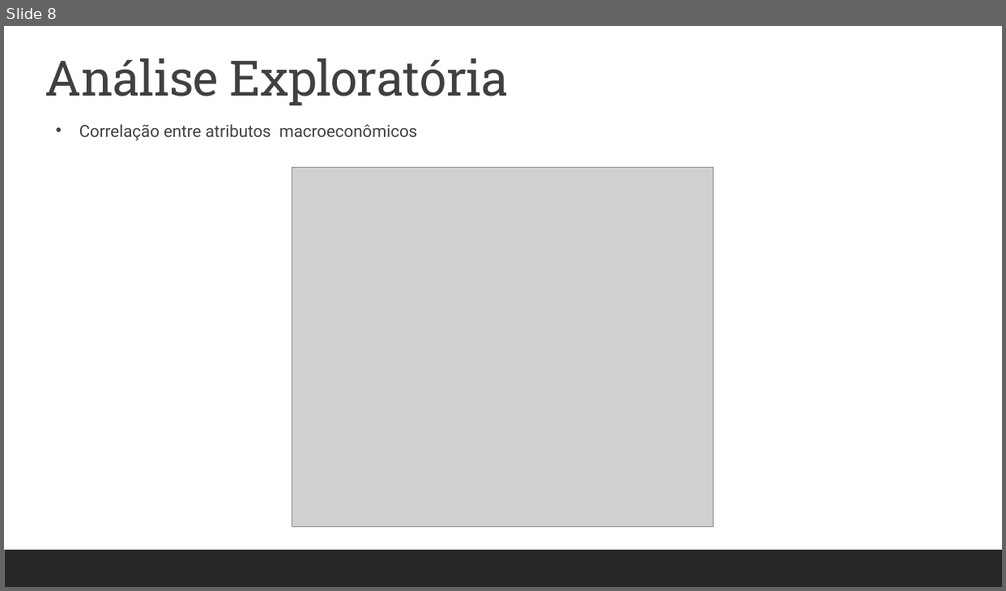
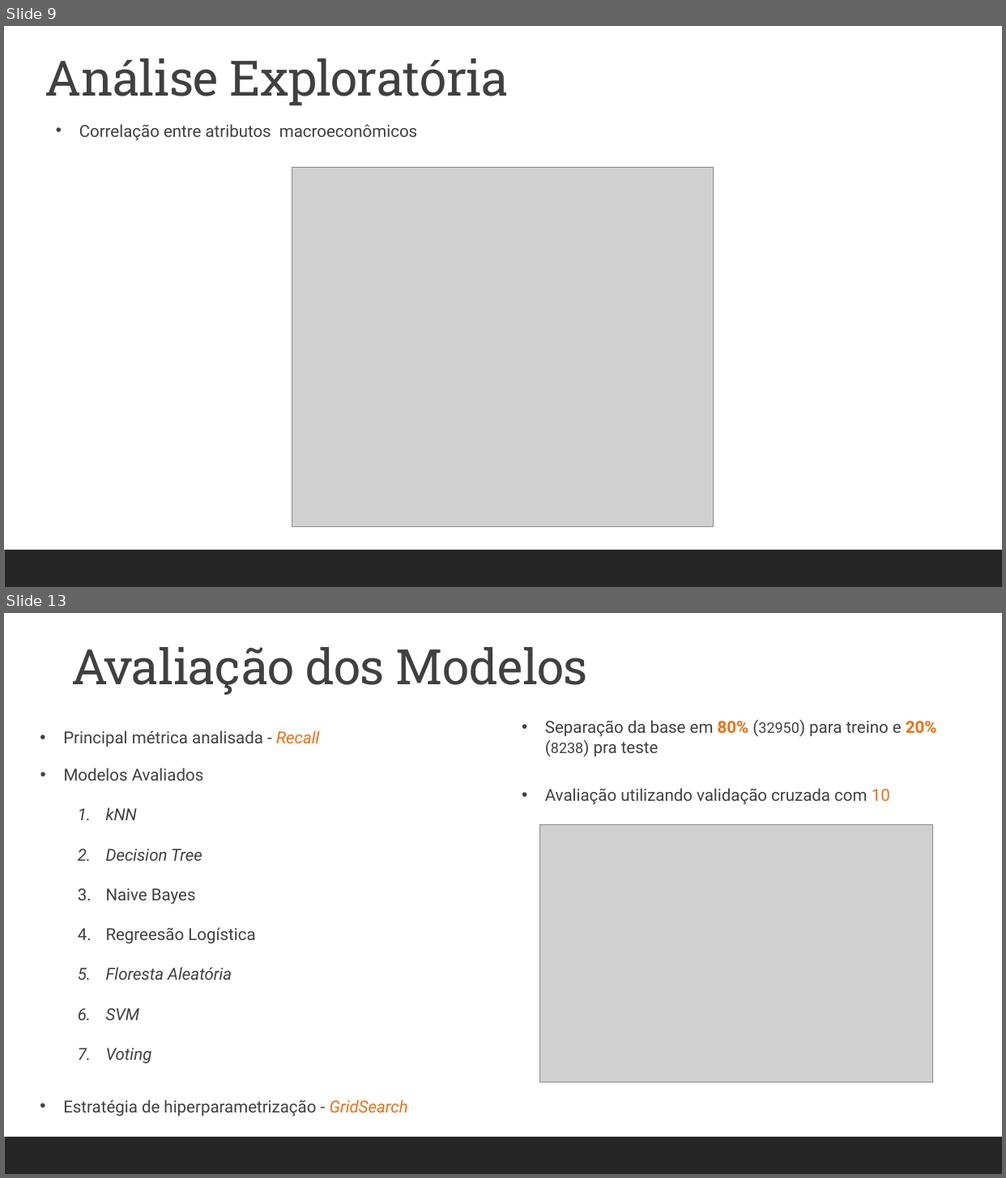
Before and after one commit to pedrosouzalv/PO-233, a slide deck: Projeto de PO-233.pptx. Shown one above the other, each under a label of ours: slide 8 before the commit, slides 9 and 13 after it; the slides between them are not shown. The pictures are 1006x591 and 1006x1178 pixels, drawn with LibreOffice and Linux fonts; fonts in the diff are those of the drawing; grey boxes stand for pictures. Boxes give left, top, right and bottom in pixels: in the first picture for what was removed or moved away, otherwise in the second. Text is boxed around its words. In the diff, an @@ line names an element or a change of style, - is before the commit and + after.

```diff
--- a/Projeto de PO-233.pptx
+++ b/Projeto de PO-233.pptx
@@ slide 13 added at (x1=4, y1=613, x2=1002, y2=1174), background #FFFFFF; not listed: 1 template element that a slide beside it also shows @@
@@ text added at (x1=71, y1=647, x2=587, y2=695), 47 pt, text #404040 @@
+Avaliação dos Modelos
@@ text added at (x1=63, y1=730, x2=320, y2=747), 16 pt, text #404040 @@
+• Principal métrica analisada - Recall
@@ text added at (x1=545, y1=720, x2=937, y2=756), 16 pt, text #404040 @@
+• Separação da base em 80% (32950) para treino e 20% (8238) pra teste
@@ text added at (x1=64, y1=768, x2=255, y2=1064), 16 pt, text #404040 @@
+• Modelos Avaliados
+  1. kNN
+  2. Decision Tree
+  3. Naive Bayes
+  4. Regreesão Logística
+  5. Floresta Aleatória
+  6. SVM
+  7. Voting
@@ text added at (x1=545, y1=788, x2=890, y2=845), 16 pt, text #404040 @@
+• Avaliação utilizando validação cruzada com 10 divisões
@@ picture added at (x1=539, y1=825, x2=932, y2=1082) @@
@@ text added at (x1=63, y1=1100, x2=408, y2=1117), 16 pt, text #404040 @@
+• Estratégia de hiperparametrização - GridSearch
@@ what was slide 8 is now slide 9 @@
```
Also in this commit, not shown: 2 slides changed, 11 other slides added, 6 other files.
